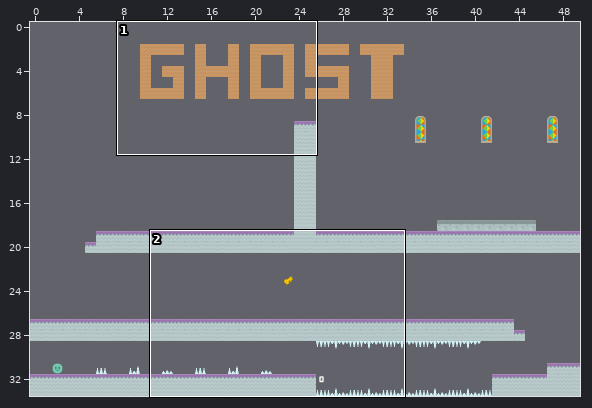
Level history. Tiled map (JSON): assets/levels/level3.json. The picture above shows the old version from afar; the outline marks the close-up.
Close-up. Earlier state:
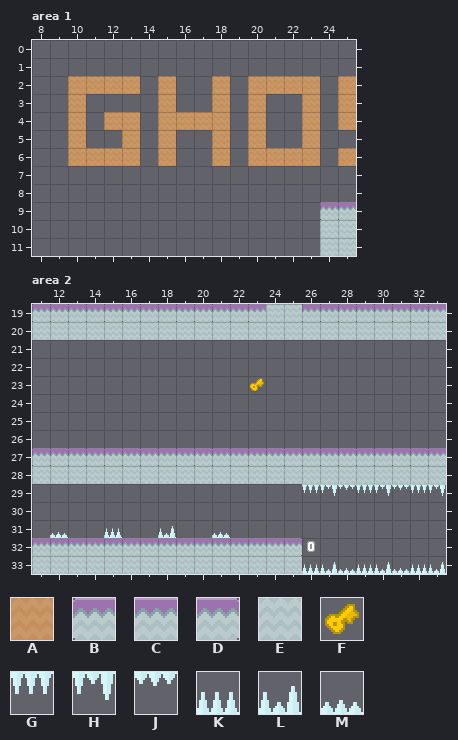
Cells are 21x21 px. Shown: area 1 x 8..25, y 0..11; area 2 x 11..33, y 19..33. The commit also changed other parts of the map, which this record leaves out.
Key: from "Tileset": A 152, B 182, C 183, D 184, E 212, F 403, G 570, H 571, J 572, K 573, L 574, M 575.
_ is an empty cell.
Objects are placed by their top-left corner, in cells (3,4 is the top-left corner of cell 3,4); size is 1x1 cell unless given.
Layers that did not change in this view are not listed.
Layer "FakeTiles" before, area 1, first column x 8:
 0 __________________
 1 __________________
 2 __AAAA_A__A_AAAA_A
 3 __A____A__A_A__A_A
 4 __A_AA_AAAA_A__A_A
 5 __A__A_A__A_A__A__
 6 __AAAA_A__A_AAAA_A
 7 __________________
 8 __________________
 9 __________________
10 __________________
11 __________________
Layer "Platforms" before, area 1, first column x 8:
 0 __________________
 1 __________________
 2 __________________
 3 __________________
 4 __________________
 5 __________________
 6 __________________
 7 __________________
 8 __________________
 9 ________________BB
10 ________________EE
11 ________________EE
Layer "Platforms" before, area 2, first column x 11:
19 BBBBBBBBBBBBBEEBBBBBBBB
20 EEEEEEEEEEEEEEEEEEEEEEE
21 _______________________
22 _______________________
23 _______________________
24 _______________________
25 _______________________
26 _______________________
27 BBBBBBBBBBBBBBBBBBBBBBB
28 EEEEEEEEEEEEEEEEEEEEEEE
29 _______________GHJGHJGH
30 _______________________
31 _M__K__L__M____________
32 CCCCCCCCCCCCCCD________
33 EEEEEEEEEEEEEEEKLMKLMKL
Objects on layer "Keys" before, area 2:
F "Key" at 23,23
Now the later version:
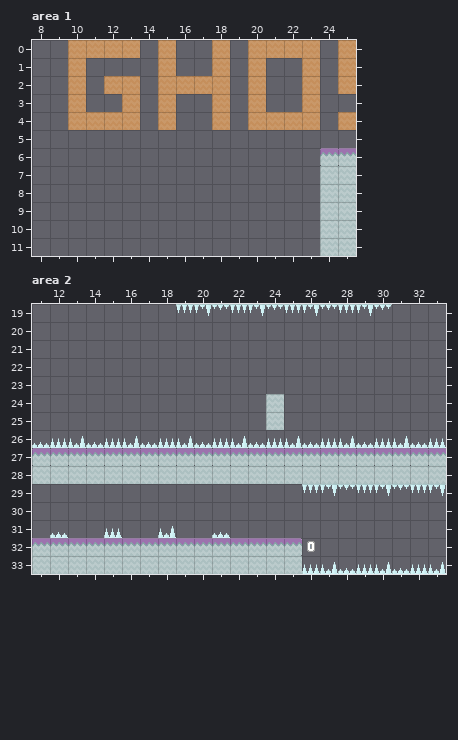
Diff:
Layer "FakeTiles", area 1:
y 0: x 10..13 ____ -> AAAA; x 15 _ -> A; x 18 _ -> A; x 20..23 ____ -> AAAA; x 25 _ -> A
y 1: x 10 _ -> A; x 15 _ -> A; x 18 _ -> A; x 20 _ -> A; x 23 _ -> A; x 25 _ -> A
y 2: x 11 A -> _; x 16..17 __ -> AA; x 21..22 AA -> __
y 3: x 13 _ -> A; x 25 A -> _
y 4: x 11 _ -> A; x 16..17 AA -> __; x 21..22 __ -> AA
y 5: x 10 A -> _; x 13 A -> _; x 15 A -> _; x 18 A -> _; x 20 A -> _; x 23 A -> _
y 6: x 10..13 AAAA -> ____; x 15 A -> _; x 18 A -> _; x 20..23 AAAA -> ____; x 25 A -> _
Layer "Platforms", area 1:
y 6: x 24..25 __ -> BB
y 7..8: x 24..25 __ -> EE
y 9: x 24..25 BB -> EE
Layer "Platforms", area 2:
y 19: x 11..33 BBBBBBBBBBBBBEEBBBBBBBB -> ________GHJGHJGHJGHJ___
y 20: x 11..33 EEEEEEEEEEEEEEEEEEEEEEE -> _______________________
y 24..25: x 24 _ -> E
y 26: x 11..33 _______________________ -> MKLMKLMKLMKLMKLMKLMKLMK
Layer "Keys", area 2:
changed: F "Key" at 23,23 -> outside this view
